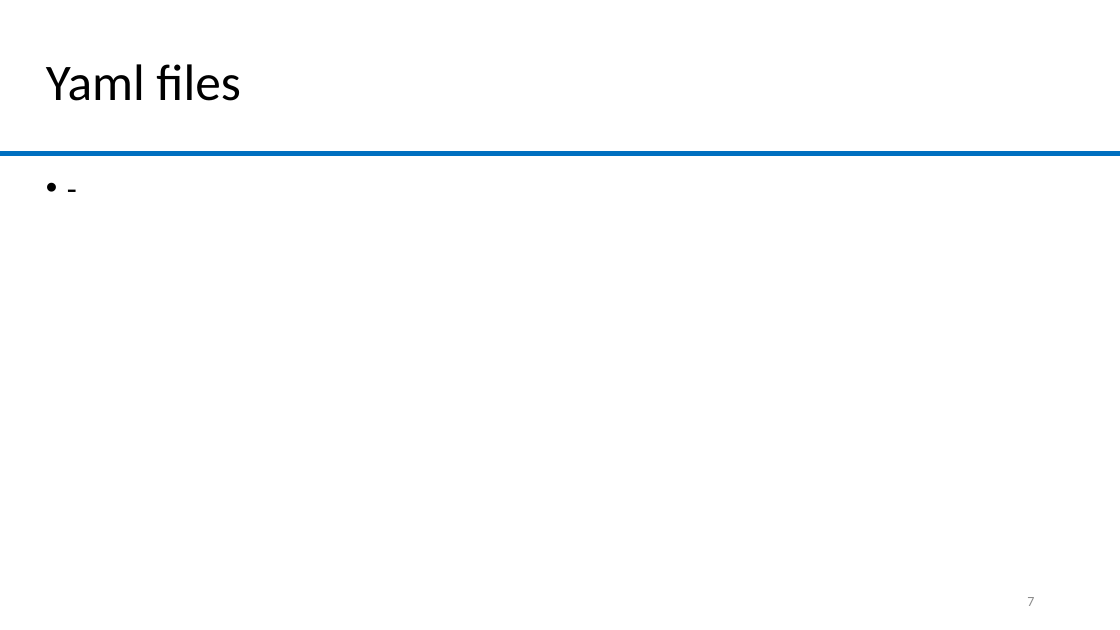
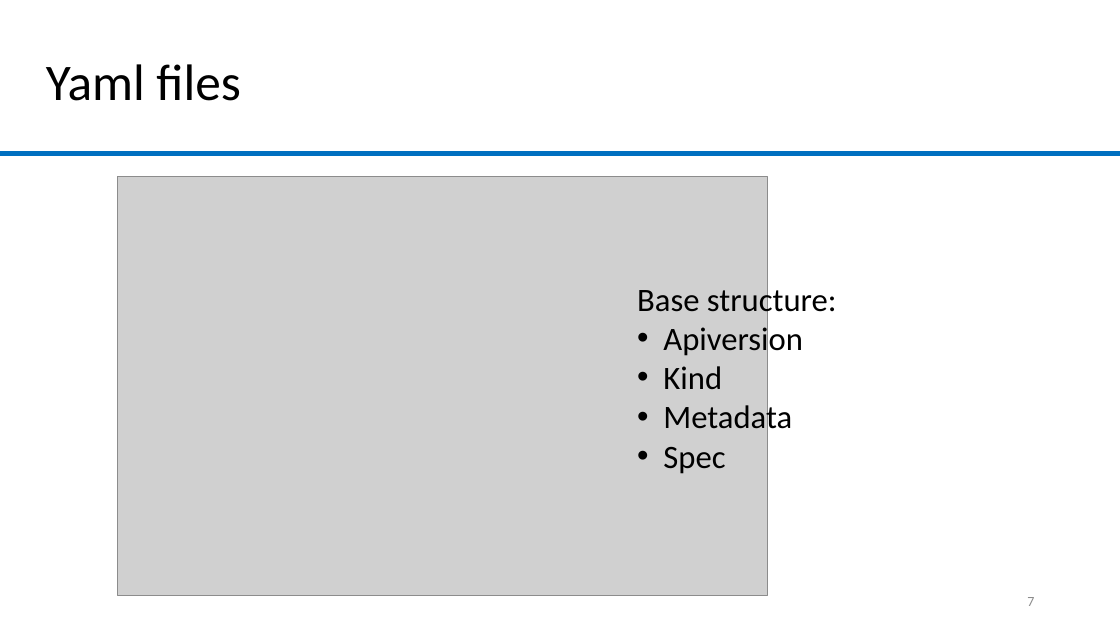
Before and after one commit to lolamtisch/BauCloCom_kubernetes, a slide deck: slide 7 of docu/Kubernetes_Nexcloud.pptx. Drawn at 1120x630 pixels with LibreOffice and Linux fonts; fonts in the diff are those of the drawing; grey boxes stand for pictures; background and template pictures are left out. Boxes give left, top, right and bottom in pixels: in the first picture for what was removed or moved away, otherwise in the second. Text is boxed around its words. In the diff, an @@ line names an element or a change of style, - is before the commit and + after.

```diff
--- a/docu/Kubernetes_Nexcloud.pptx
+++ b/docu/Kubernetes_Nexcloud.pptx
@@ text removed at <box>38,168,1044,568</box> @@
-• -
@@ picture added at <box>118,176,767,596</box> @@
@@ text added at <box>637,284,837,474</box>, 28 pt, text #000000 @@
+Base structure:
+• Apiversion
+• Kind
+• Metadata
+• Spec
```
Also in this commit, not shown: 2 slides added, 1 slide removed.
